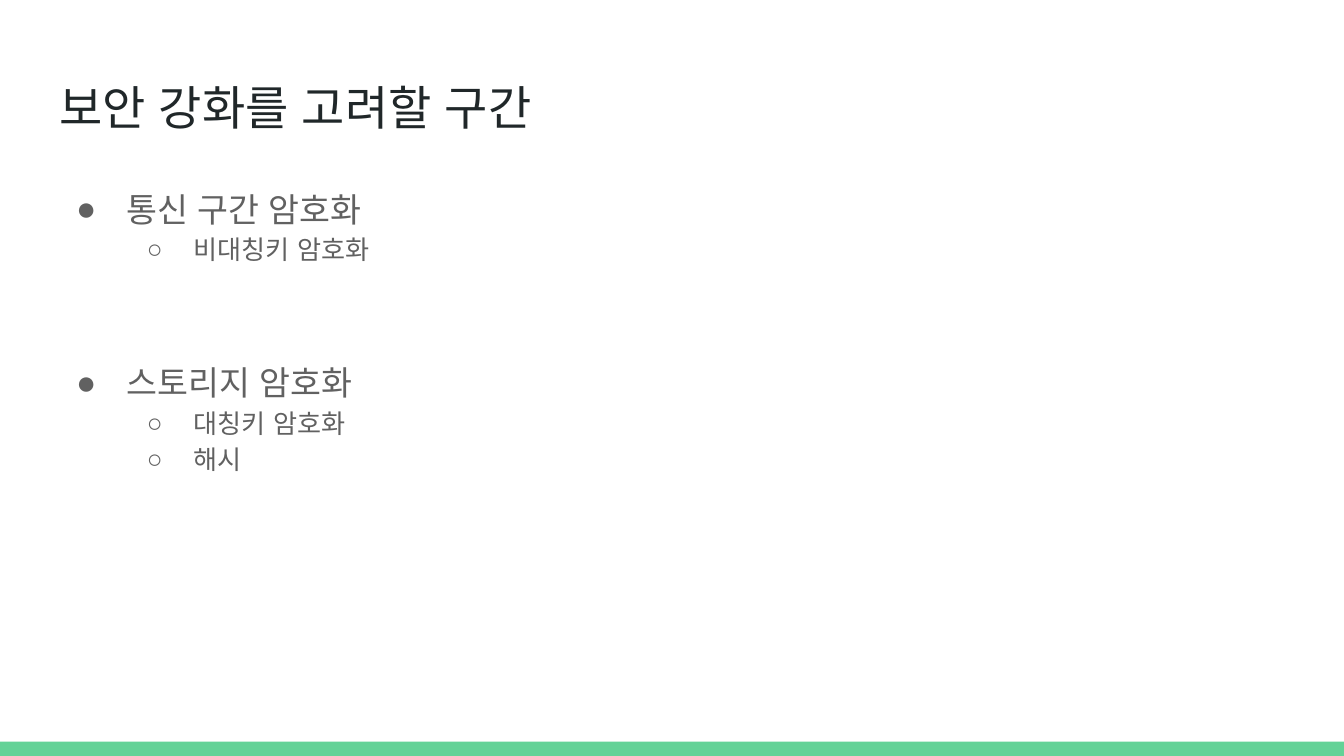
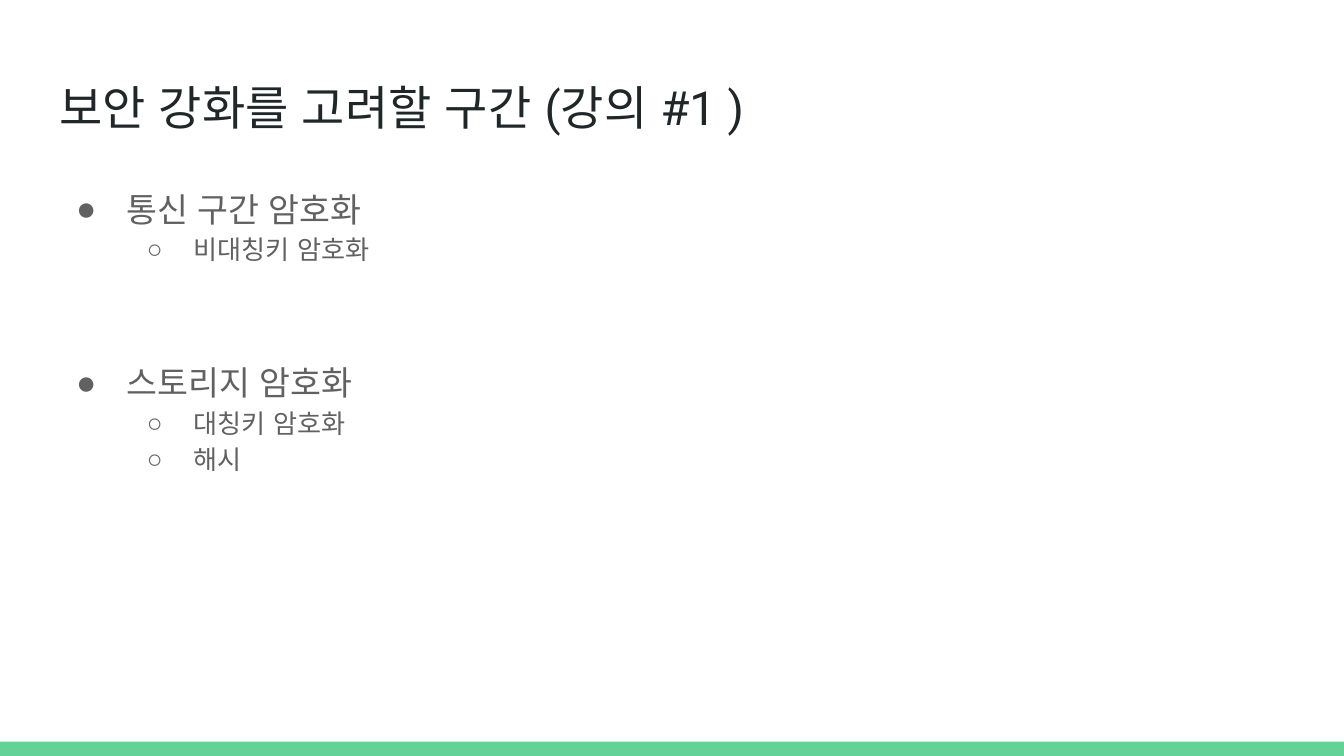
Before and after one commit to SJCEstudy/SJCEstudy_2025_Lecture, a slide deck: slide 5 of Server Lecture Material/개발자 스터디 #2.pptx (slide 4 before the commit). Drawn at 1344x756 pixels with LibreOffice and Linux fonts; fonts in the diff are those of the drawing. Boxes give left, top, right and bottom in pixels: in the first picture for what was removed or moved away, otherwise in the second. Text is boxed around its words. In the diff, an @@ line names an element or a change of style, - is before the commit and + after.

```diff
--- a/Server Lecture Material/개발자 스터디 #2.pptx
+++ b/Server Lecture Material/개발자 스터디 #2.pptx
@@ title at [59, 85, 716, 136]: text changed @@
-보안 강화를 고려할 구간
+보안 강화를 고려할 구간 (강의 #1 )
```
Also in this commit, not shown: 2 other slides changed, 19 slides added, 1 other file.
